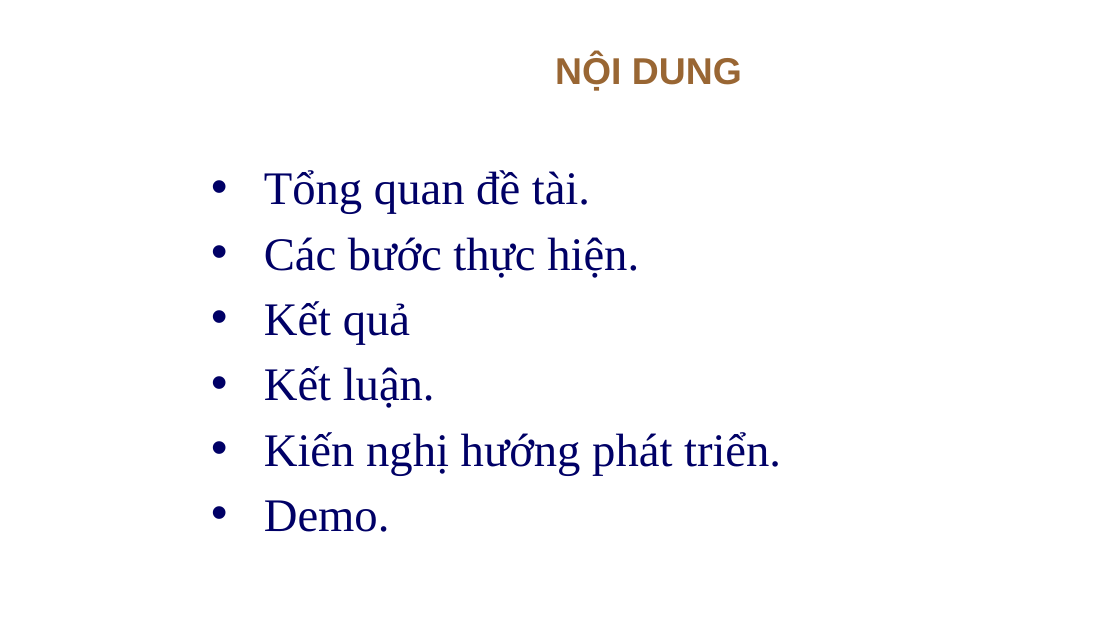
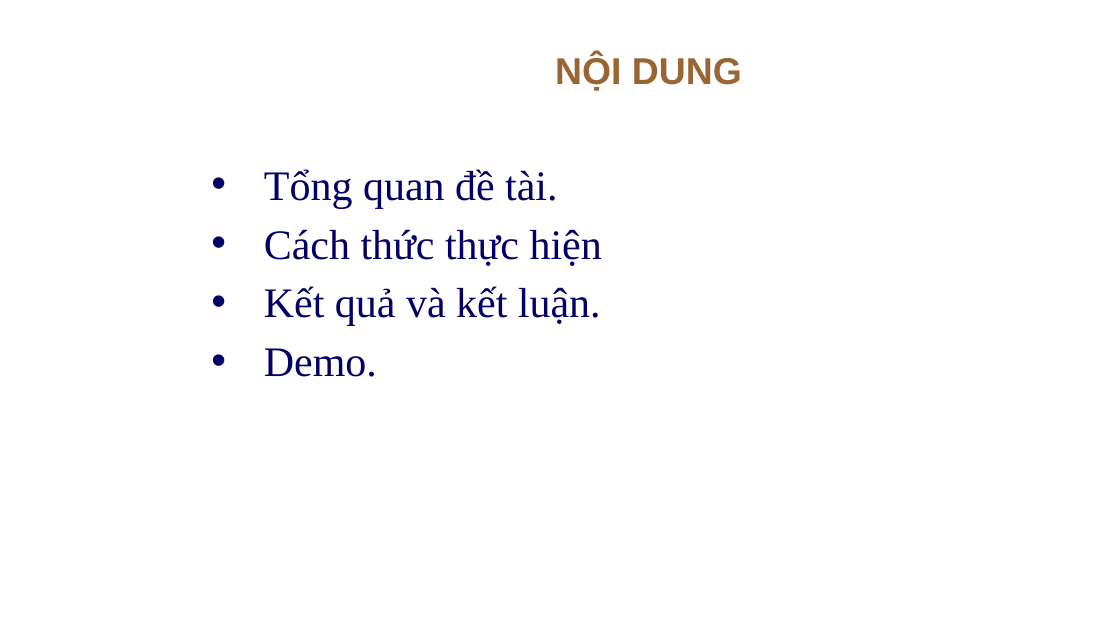
Before and after one commit to nhatduyEE/Master, a slide deck: slide 2 of BaoCao/baoCao.pptx. Drawn at 1120x630 pixels with LibreOffice and Linux fonts; fonts in the diff are those of the drawing; background and template pictures are left out. Boxes give left, top, right and bottom in pixels: in the first picture for what was removed or moved away, otherwise in the second. Text is boxed around its words. In the diff, an @@ line names an element or a change of style, - is before the commit and + after.

```diff
--- a/BaoCao/baoCao.pptx
+++ b/BaoCao/baoCao.pptx
@@ text at [264, 169, 557, 377]: size 40 to 36 pt in "Tổng quan đề tài.", "Demo." @@
@@ text at [264, 229, 602, 325]: text changed; size 40 to 36 pt @@
-• Các bước thực hiện.
-• Kết quả
-• Kết luận.
-• Kiến nghị hướng phát triển.
+• Cách thức thực hiện
+• Kết quả và kết luận.
```
Also in this commit, not shown: 4 other slides changed, 12 slides added, 7 other files.
